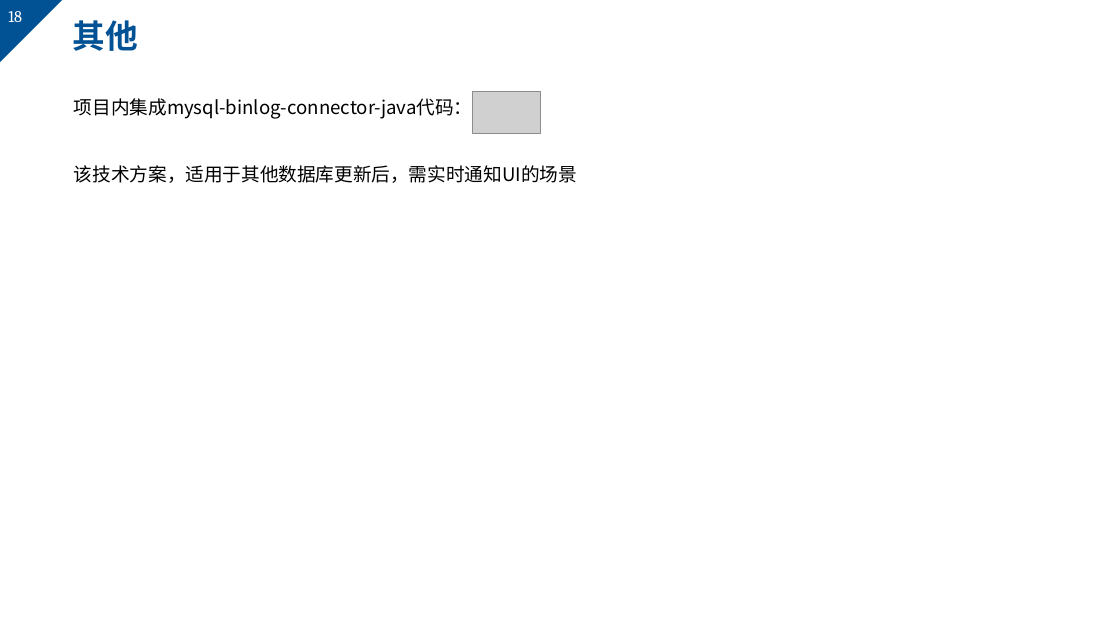
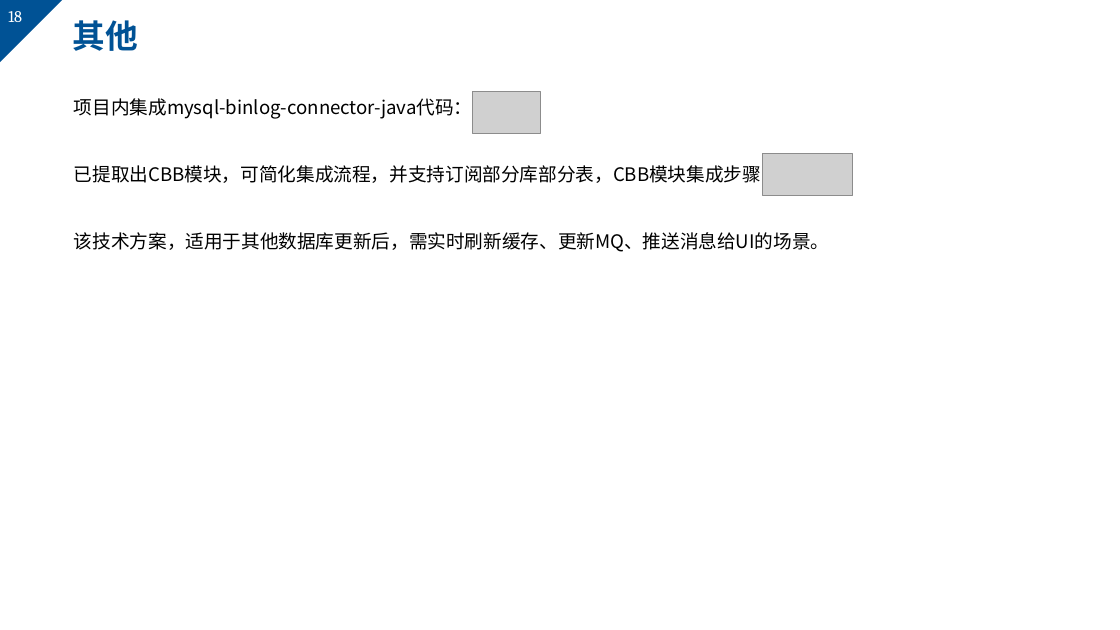
Before and after one commit to markMe1024/coding, a slide deck: slide 18 of MySQL/binlog/后端与UI的webscoket事件机制.pptx. Drawn at 1120x630 pixels with LibreOffice and Linux fonts; fonts in the diff are those of the drawing; grey boxes stand for pictures; background and template pictures are left out. Boxes give left, top, right and bottom in pixels: in the first picture for what was removed or moved away, otherwise in the second. Text is boxed around its words. In the diff, an @@ line names an element or a change of style, - is before the commit and + after.

```diff
--- a/MySQL/binlog/后端与UI的webscoket事件机制.pptx
+++ b/MySQL/binlog/后端与UI的webscoket事件机制.pptx
@@ text at (74,162,829,252): text changed @@
-该技术方案，适用于其他数据库更新后，需实时通知UI的场景
+已提取出CBB模块，可简化集成流程，并支持订阅部分库部分表，CBB模块集成步骤：
+该技术方案，适用于其他数据库更新后，需实时刷新缓存、更新MQ、推送消息给UI的场景。
@@ picture added at (763,154,853,196) @@
```
Also in this commit, not shown: 6 other slides changed, 1 slide added, 1 slide removed, 17 other files.
